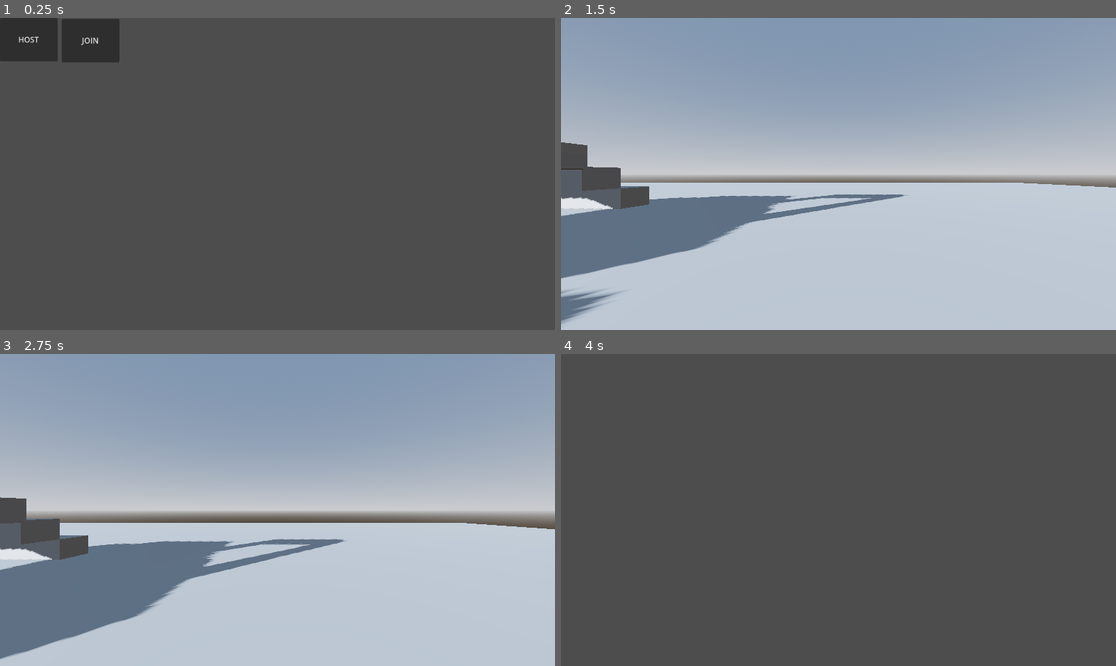
Above: before the commit, frames 1-4 (two rows, left to right).
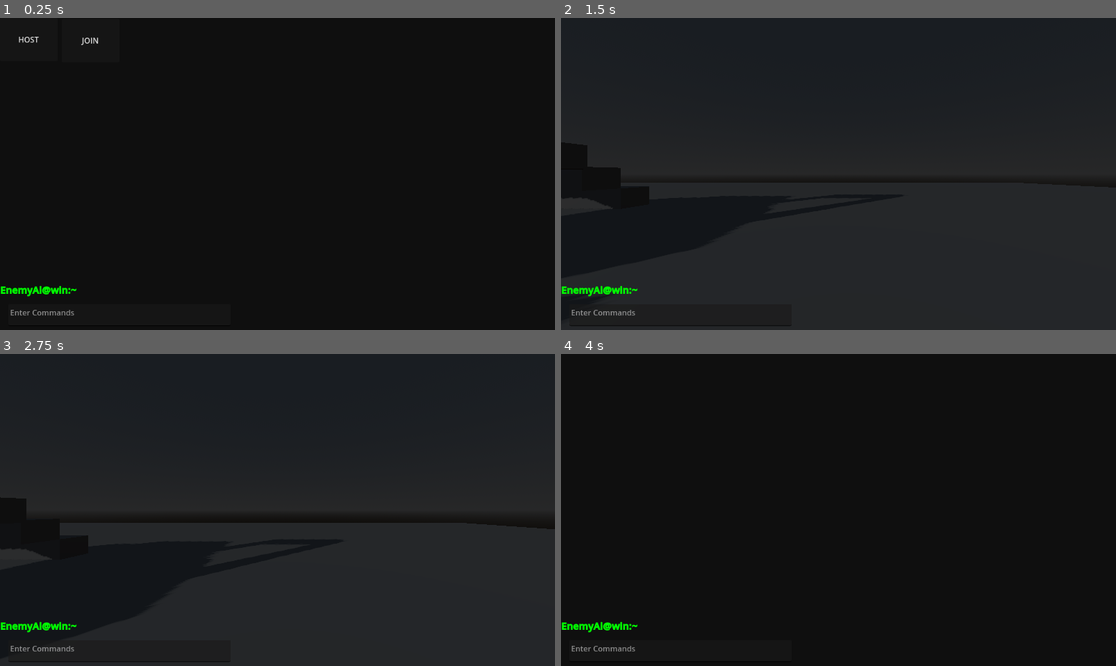
Above: after the commit, the same moments.

Repository: Sarvesh-222/ESCAPE_SFIT
Game: Godot game, scene res://Scenes/main.tscn
Two runs of this game, one before a commit and one after it. Both use one fixed random seed, a clock stepped at 60 frames per second and the inputs below.
Inputs (mouse positions are in pixels of both pictures, inside the frame that each line leads up to):
- Up to frame 1 (0.25 s): no input
- Up to frame 2 (1.5 s): tap Enter (ui_accept) at 0.5, 0.77 s; move the mouse to (960, 158) at 0.52 s; hold Right (ui_right) 0.53-1.25 s; hold P 0.53-1.25 s; click (960, 158) at 0.67 s; click "HOST" at 1.25 s
- Up to frame 3 (2.75 s): tap Enter (ui_accept) at 2, 2.27 s; move the mouse to (166, 525) at 2.02 s; hold Down (ui_down) from 2.03 s (still down); tap E at 2.1 s
- Up to frame 4 (4 s): move the mouse to (894, 441) at 2.77 s; release Down (ui_down) at 2.78 s; hold Right (ui_right) 2.78-3.53 s; hold P 2.78-3.53 s; tap Enter (ui_accept) at 3.5, 3.77 s; move the mouse to (810, 572) at 3.52 s; hold Up (ui_up) from 3.53 s (still down); tap E at 3.6 s; click (810, 572) at 3.67 s

The runs differ from the first frame. In frame 1, 100% of the frame differs, in the area x 0-100%, y 0-100%; in frame 2, 100%; in frame 3, 100%; in frame 4, 100%.

Commit message:
Terminal Added:)

Diff:
--- a/Scenes/TerminalGame/Terminal.tscn
+++ b/Scenes/TerminalGame/Terminal.tscn
@@ -2,7 +2,7 @@
 
 [ext_resource type="Script" uid="uid://ifg1wx33disw" path="res://Scripts/TerminalGameScripts/terminalScript.gd" id="1_ee6kq"]
 
-[node name="Control" type="Control"]
+[node name="Terminal" type="Control"]
 layout_mode = 3
 anchors_preset = 15
 anchor_right = 1.0
@@ -18,7 +18,7 @@
 anchor_bottom = 1.0
 grow_horizontal = 2
 grow_vertical = 2
-color = Color(0, 0, 0, 1)
+color = Color(0, 0, 0, 0.807843)
 
 [node name="VBoxContainer" type="VBoxContainer" parent="ColorRect"]
 layout_mode = 0
@@ -28,6 +28,8 @@
 [node name="RichTextLabel" type="RichTextLabel" parent="ColorRect/VBoxContainer"]
 layout_mode = 2
 size_flags_vertical = 3
+scroll_active = false
+shortcut_keys_enabled = false
 
 [node name="TextEdit" type="TextEdit" parent="."]
 layout_mode = 0
@@ -35,7 +37,7 @@
 offset_top = 594.0
 offset_right = 479.0
 offset_bottom = 640.0
-placeholder_text = "demo"
+placeholder_text = "Enter Commands"
 emoji_menu_enabled = false
 shortcut_keys_enabled = false
 virtual_keyboard_enabled = false
--- a/Scenes/main.tscn
+++ b/Scenes/main.tscn
@@ -6,6 +6,7 @@
 [ext_resource type="PackedScene" uid="uid://b8ubeojf3iuwa" path="res://Scenes/extras/wall_arched_2.tscn" id="5_6bp64"]
 [ext_resource type="PackedScene" uid="uid://bnprfbw5w86kp" path="res://Scenes/extras/wall_shelved.tscn" id="6_344ge"]
 [ext_resource type="PackedScene" uid="uid://cff11beli4hf2" path="res://Scenes/LaserGame/button.tscn" id="8_344ge"]
+[ext_resource type="PackedScene" uid="uid://b7b54wfwf8ut4" path="res://Scenes/TerminalGame/Terminal.tscn" id="9_d1ilt"]
 [ext_resource type="PackedScene" uid="uid://c00u3pwjhjjy7" path="res://Scenes/LaserGame/spawn_point.tscn" id="9_hptm8"]
 [ext_resource type="PackedScene" uid="uid://dpu48vnj1tw1" path="res://Scenes/LaserGame/laser_beam_new.tscn" id="9_ynf5e"]
 
@@ -157,7 +158,6 @@
 transform = Transform3D(-3.61999e-07, -1.564, -4.46638e-07, 0.1, -5.66166e-06, 0, -1.61683e-12, -6.98542e-06, 0.1, -20.1, 1, 28.3)
 collision_layer = 13311
 collision_mask = 13311
-range = 5
 moveSpeed = 5.0
 rotateSpeed = 3.0
 spawnPoint = NodePath("../SpawnPoint")
@@ -168,5 +168,7 @@
 [node name="Button" parent="." instance=ExtResource("8_344ge")]
 transform = Transform3D(1, 0, 0, 0, 1, 0, 0, 0, 1, -23, 0.7, 29.3)
 
+[node name="Terminal" parent="." instance=ExtResource("9_d1ilt")]
+
 [connection signal="pressed" from="CanvasLayer/Host" to="." method="_on_host_pressed"]
 [connection signal="pressed" from="CanvasLayer/Join" to="." method="_on_join_pressed"]
--- a/Scripts/LaserGameScripts/laser_beam_new.gd
+++ b/Scripts/LaserGameScripts/laser_beam_new.gd
@@ -5,10 +5,10 @@
 @export_group("MODES(SEE EDITOR DESCRIPTION)")
 @export var up_down:=true
 @export var left_right:=false
-@export var rotate:=false
+@export var Rotate:=false
 
 @export_group("ATTRIBUTES")
-@export var range:=50
+@export var Rangee:=50
 @export var moveSpeed:=10.0
 @export var rotateSpeed:=1.0
 
@@ -44,15 +44,15 @@
 		animation_player.play("RotateLaser")
 
 	if(isMovingUp):   #Up movement
-		if(position.y< init_positon_y+range):
+		if(position.y< init_positon_y+Rangee):
 			position.y+=moveSpeed*delta
-		elif(position.y>= init_positon_y+range):
+		elif(position.y>= init_positon_y+Rangee):
 			isMovingUp=false
 			init_positon_y=position.y
 	else:			#Down MOvement
-		if(position.y> init_positon_y-range):
+		if(position.y> init_positon_y-Rangee):
 			position.y-= moveSpeed*delta
-		elif(position.y<= init_positon_y-range):
+		elif(position.y<= init_positon_y-Rangee):
 			isMovingUp=true
 			init_positon_y=position.y
 
@@ -63,15 +63,15 @@
 
 
 		if !isMovingLeft:  #Right Movement
-			if position.x<init_positon_x+range:
+			if position.x<init_positon_x+Rangee:
 				position.x+=moveSpeed*delta
-			elif position.x>= init_positon_x+range:
+			elif position.x>= init_positon_x+Rangee:
 				isMovingLeft=true
 				init_positon_x=position.x
 		else:               #lEFT Movement
-			if position.x>init_positon_x-range:
+			if position.x>init_positon_x-Rangee:
 				position.x-=moveSpeed*delta
-			elif position.x<= init_positon_x-range:
+			elif position.x<= init_positon_x-Rangee:
 				isMovingLeft=false
 				init_positon_x=position.x
 
--- a/Scripts/TerminalGameScripts/terminalScript.gd
+++ b/Scripts/TerminalGameScripts/terminalScript.gd
@@ -1,11 +1,78 @@
 extends Control
+@onready var v_box_container: VBoxContainer = $ColorRect/VBoxContainer
+@onready var inputField: TextEdit = $TextEdit
+
+var commandSequence:=["scan","ps","kill","nano","systemct1","shutdown"]
+
 
 
 # Called when the node enters the scene tree for the first time.
 func _ready() -> void:
-	pass # Replace with function body.
+	initialPush()
 
 
-# Called every frame. 'delta' is the elapsed time since the previous frame.
+var canAdd:=true #ensure only one label is added at a time
+var expectedCommand=0
 func _process(delta: float) -> void:
-	pass
+
+	if(Input.is_action_pressed("enter") and canAdd):
+		if(inputField.get_line(0)!=""):
+			var input = getInputLine()
+
+			addTextLable(input) #Add label with that text
+			inputField.clear()
+			checkValidity(input)
+			canAdd=false
+
+		elif(inputField.get_line(0)==""):
+			inputField.clear()
+			canAdd=false
+
+	elif (Input.is_action_just_released("enter")):
+		canAdd=true
+
+
+
+
+func addTextLable(text:String):
+	#textlabel setup
+	var textLabel = RichTextLabel.new()
+	textLabel.bbcode_enabled = true
+	textLabel.fit_content = true
+	#assigh text to label
+	textLabel.text = "[font_size=20][b][color=green]EnemyAi@win:~"+text+"[/color][/b][/font_size]"
+	#display textlabel
+	v_box_container.add_child(textLabel)
+
+func getInputLine():
+	var input = inputField.get_line(0) #get text from input field
+	input =input.replace(" ","")#Remove White Spaces
+	return input.to_lower()
+
+
+func initialPush():
+	addTextLable("")
+func checkValidity(input:String):
+
+	if(input==commandSequence[expectedCommand]):
+		print("Correct")
+		expectedCommand+=1
+
+		#Player Wins
+		if expectedCommand>5:
+			addTextLable("YOU WON :)")
+
+	else:
+		expectedCommand=0
+		addTextLable("Start Again You Fool :)")
+		#Wait for 1 seconds
+		await get_tree().create_timer(1).timeout
+
+		#reset terminal
+		resetTerminal()
+		initialPush()
+
+func resetTerminal():
+	for child in v_box_container.get_children():
+		v_box_container.remove_child(child)
+		child.free()
--- a/project.godot
+++ b/project.godot
@@ -41,6 +41,11 @@
 "events": [Object(InputEventKey,"resource_local_to_scene":false,"resource_name":"","device":-1,"window_id":0,"alt_press …(192 unchanged characters)…
 ]
 }
+enter={
+"deadzone": 0.0,
+"events": [Object(InputEventKey,"resource_local_to_scene":false,"resource_name":"","device":-1,"window_id":0,"alt_pressed":false,"shift_pressed":false,"ctrl_pressed":false,"meta_pressed":false,"pressed":false,"keycode":0,"physical_keycode":4194309,"key_label":0,"unicode":0,"location":0,"echo":false,"script":null)
+]
+}
 
 [physics]
 
Not shown: 1 places in Scenes/main.tscn that only renumber resources
